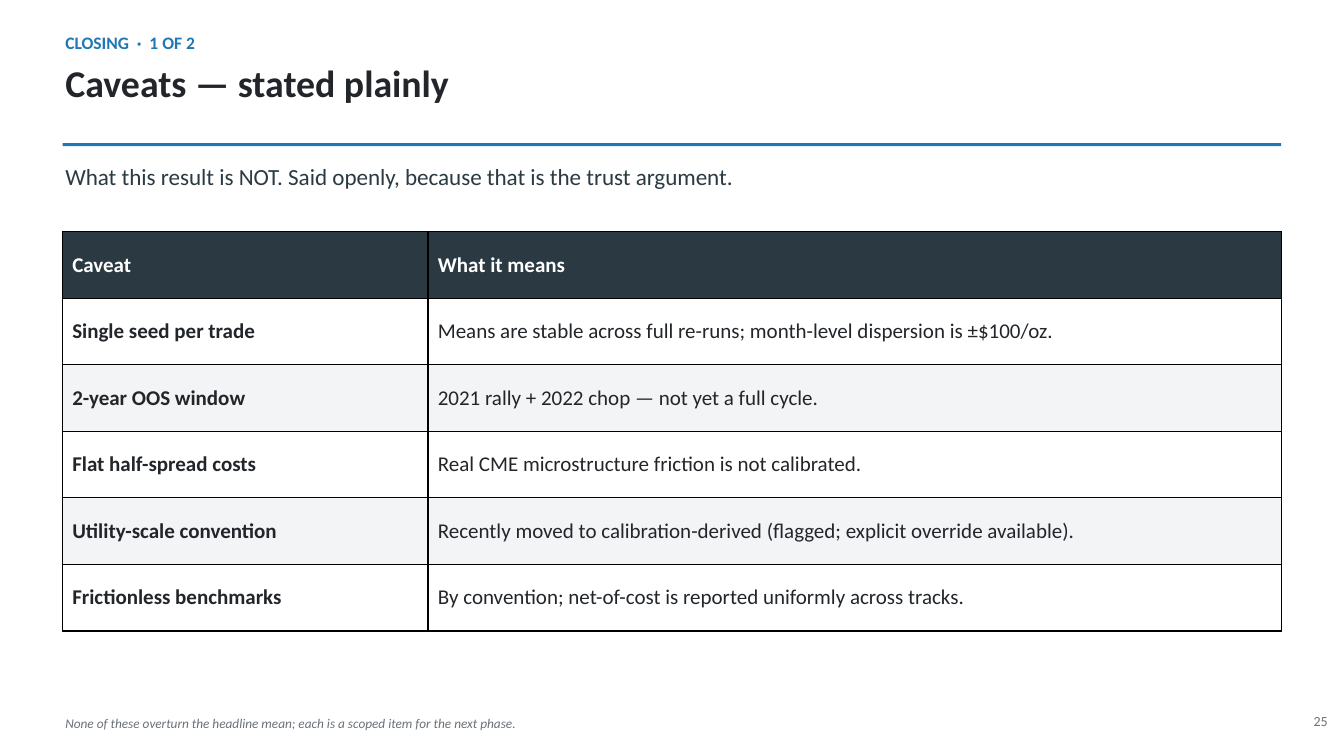
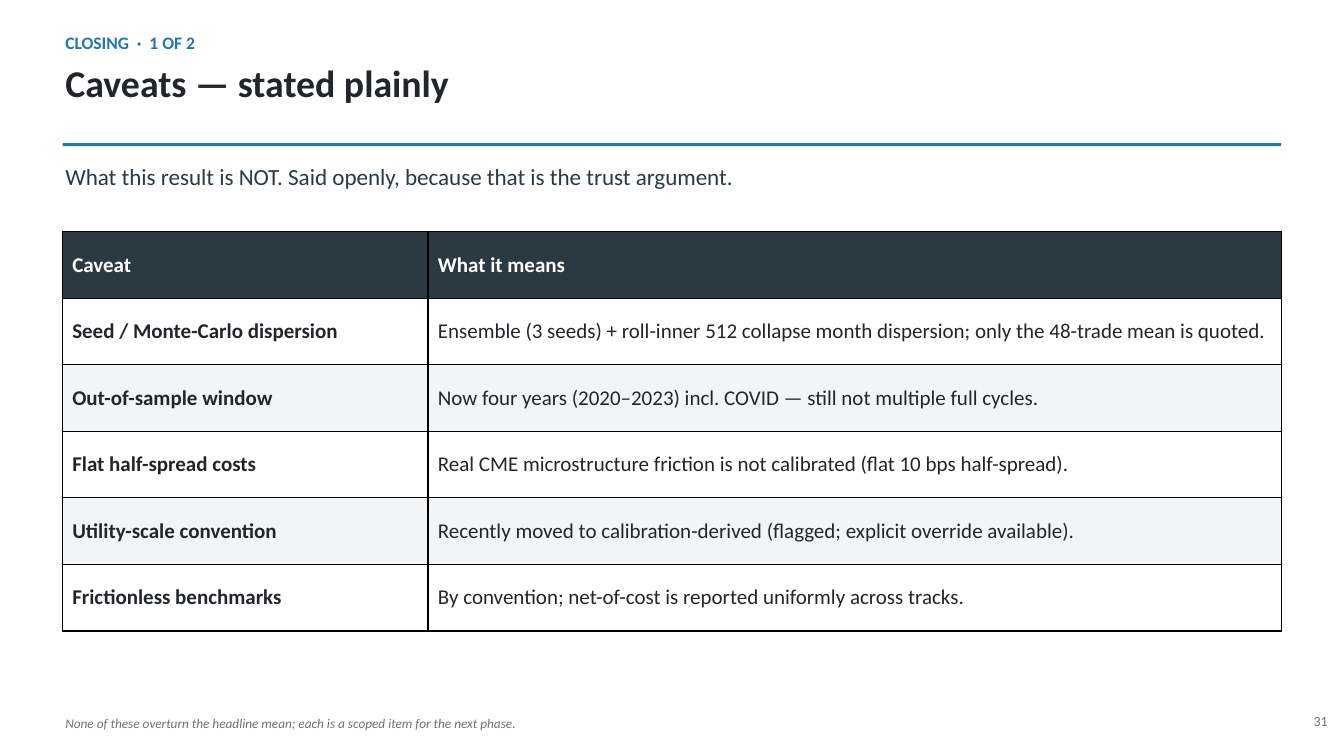
Before and after one commit to sylam/riskflow, a slide deck: slide 31 of artifacts/platinum_hedge_management_deck.pptx (slide 25 before the commit). Drawn at 1344x756 pixels with LibreOffice and Linux fonts; fonts in the diff are those of the drawing. Boxes give left, top, right and bottom in pixels: in the first picture for what was removed or moved away, otherwise in the second. Text is boxed around its words. In the diff, an @@ line names an element or a change of style, - is before the commit and + after.

```diff
--- a/artifacts/platinum_hedge_management_deck.pptx
+++ b/artifacts/platinum_hedge_management_deck.pptx
@@ table at (63, 232, 1281, 631) @@
-row 2, column 1: Single seed per trade
+row 2, column 1: Seed / Monte-Carlo dispersion
-row 2, column 2: Means are stable across full re-runs; month-level dispersion is ±$100/oz.
+row 2, column 2: Ensemble (3 seeds) + roll-inner 512 collapse month dispersion; only the 48-trade mean is quoted.
-row 3, column 1: 2-year OOS window
+row 3, column 1: Out-of-sample window
-row 3, column 2: 2021 rally + 2022 chop — not yet a full cycle.
+row 3, column 2: Now four years (2020–2023) incl. COVID — still not multiple full cycles.
-row 4, column 2: Real CME microstructure friction is not calibrated.
+row 4, column 2: Real CME microstructure friction is not calibrated (flat 10 bps half-spread).
@@ text at (1314, 717, 1328, 726): text changed @@
-25
+31
```
Also in this commit, not shown: 12 other slides changed, 7 slides added.
